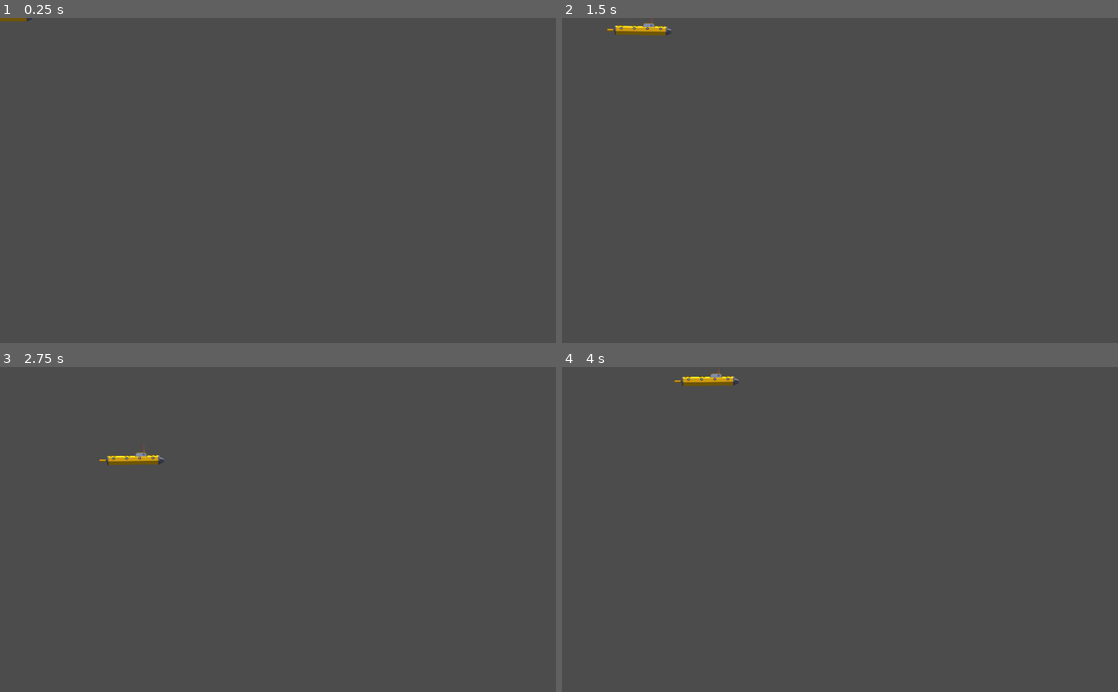
Above: before the commit, frames 1-4 (two rows, left to right).
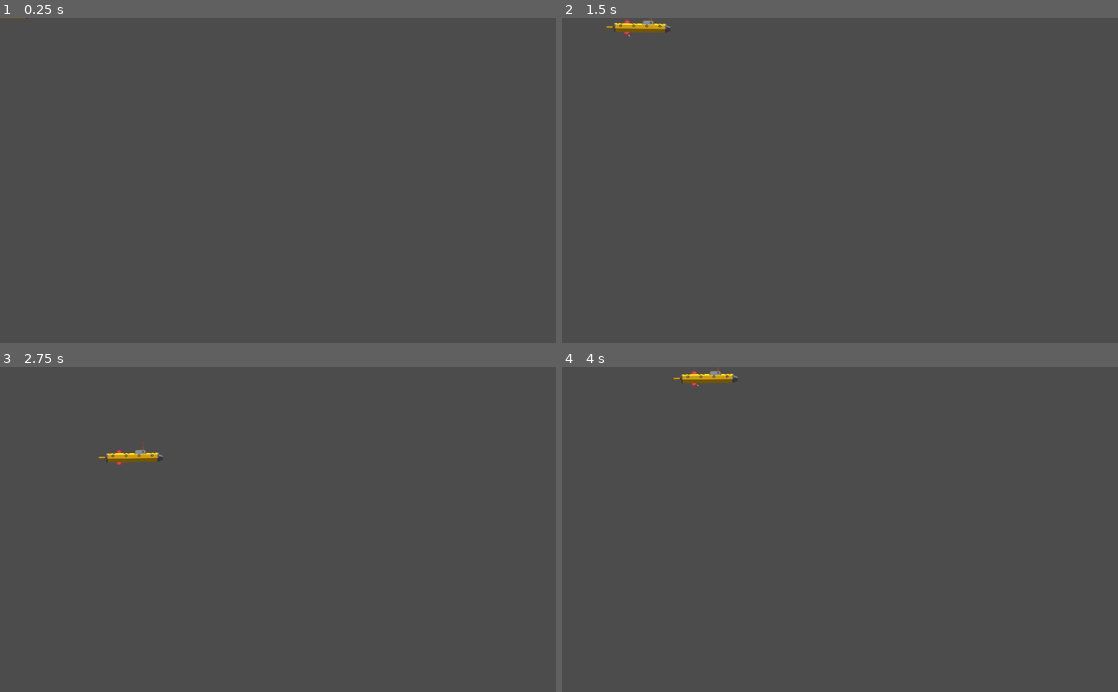
Above: after the commit, the same moments.

Repository: marc-hugh-tom/ludum-dare-48
Game: Godot game, scene res://nodes/sub.tscn
Same seed, same stepped clock (60 frames per second), same inputs: the game is played once before the commit and once after it. This scene is started directly instead of the project's main scene.
Inputs (mouse positions are in pixels of both pictures, inside the frame that each line leads up to):
- Up to frame 1 (0.25 s): no input
- Up to frame 2 (1.5 s): tap Enter at 0.5 s; move the mouse to (962, 164) at 0.52 s; hold D (ui_right) 0.53-1.28 s; move the mouse to (728, 196) at 1.27 s; hold S (ui_down) from 1.28 s (still down)
- Up to frame 3 (2.75 s): move the mouse to (333, 458) at 2.02 s; release S (ui_down) at 2.03 s; hold D (ui_right) from 2.03 s (still down)
- Up to frame 4 (4 s): move the mouse to (812, 594) at 2.77 s; release D (ui_right) at 2.78 s; hold W (ui_up) 2.78-3.53 s; move the mouse to (1006, 578) at 3.52 s; hold A (ui_left) from 3.53 s (still down)

The runs differ from the first frame. In frame 1, less than 0.1% of the frame differs, in the area x 0-6%, y 0-2%; in frame 2, 0.4%; in frame 3, 0.4%, in the area x 17-30%, y 22-31%; in frame 4, 0.4%.

Commit message:
stuff, sorry

Diff:
--- a/nodes/Torpedo.tscn
+++ b/nodes/Torpedo.tscn
@@ -1,36 +1,36 @@
 [gd_scene load_steps=12 format=2]
 
-[ext_resource path="res://assets/torpedos/sprites/torpedo_00.png" type="Texture" id=1]
+[ext_resource path="res://assets/torpedo/sprites/torpedo_04.png" type="Texture" id=1]
 [ext_resource path="res://scripts/Torpedo.gd" type="Script" id=2]
-[ext_resource path="res://assets/torpedos/sprites/torpedo_01.png" type="Texture" id=3]
-[ext_resource path="res://assets/torpedos/sprites/torpedo_06.png" type="Texture" id=4]
-[ext_resource path="res://assets/torpedos/sprites/torpedo_05.png" type="Texture" id=5]
-[ext_resource path="res://assets/torpedos/sprites/torpedo_03.png" type="Texture" id=6]
-[ext_resource path="res://assets/torpedos/sprites/torpedo_07.png" type="Texture" id=7]
-[ext_resource path="res://assets/torpedos/sprites/torpedo_02.png" type="Texture" id=8]
-[ext_resource path="res://assets/torpedos/sprites/torpedo_04.png" type="Texture" id=9]
-
-[sub_resource type="SpriteFrames" id=2]
-animations = [ {
-"frames": [ ExtResource( 1 ), ExtResource( 3 ), ExtResource( 8 ), ExtResource( 6 ), ExtResource( 9 ), ExtResource( 5 ), ExtResource( 4 ), ExtResource( 7 ) ],
-"loop": true,
-"name": "spin",
-"speed": 24.0
-} ]
+[ext_resource path="res://assets/torpedo/sprites/torpedo_06.png" type="Texture" id=3]
+[ext_resource path="res://assets/torpedo/sprites/torpedo_05.png" type="Texture" id=4]
+[ext_resource path="res://assets/torpedo/sprites/torpedo_07.png" type="Texture" id=5]
+[ext_resource path="res://assets/torpedo/sprites/torpedo_01.png" type="Texture" id=6]
+[ext_resource path="res://assets/torpedo/sprites/torpedo_00.png" type="Texture" id=7]
+[ext_resource path="res://assets/torpedo/sprites/torpedo_02.png" type="Texture" id=8]
+[ext_resource path="res://assets/torpedo/sprites/torpedo_03.png" type="Texture" id=9]
 
 [sub_resource type="CapsuleShape2D" id=1]
 radius = 18.9021
 height = 205.365
 
+[sub_resource type="SpriteFrames" id=2]
+animations = [ {
+"frames": [ ExtResource( 7 ), ExtResource( 6 ), ExtResource( 8 ), ExtResource( 9 ), ExtResource( 1 ), ExtResource( 4 ), ExtResource( 3 ), ExtResource( 5 ) ],
+"loop": true,
+"name": "spin",
+"speed": 25.0
+} ]
+
 [node name="Torpedo" type="KinematicBody2D"]
 scale = Vector2( 0.13, 0.13 )
 script = ExtResource( 2 )
+
+[node name="CollisionShape2D" type="CollisionShape2D" parent="."]
+position = Vector2( 0, -128 )
+shape = SubResource( 1 )
 
 [node name="AnimatedSprite" type="AnimatedSprite" parent="."]
 position = Vector2( 0, -256 )
 frames = SubResource( 2 )
 animation = "spin"
-
-[node name="CollisionShape2D" type="CollisionShape2D" parent="."]
-position = Vector2( 0, -128 )
-shape = SubResource( 1 )
--- a/nodes/sub.tscn
+++ b/nodes/sub.tscn
@@ -1,21 +1,31 @@
-[gd_scene load_steps=4 format=2]
+[gd_scene load_steps=5 format=2]
 
 [ext_resource path="res://scripts/sub.gd" type="Script" id=1]
 [ext_resource path="res://assets/sub/sprites/sub_00.png" type="Texture" id=2]
+[ext_resource path="res://nodes/turret.tscn" type="PackedScene" id=3]
 
 [sub_resource type="CapsuleShape2D" id=1]
-radius = 30.8111
-height = 342.302
+radius = 26.438
+height = 251.395
 
 [node name="sub" type="KinematicBody2D"]
 scale = Vector2( 0.33, 0.33 )
 script = ExtResource( 1 )
 
+[node name="top_turret" parent="." instance=ExtResource( 3 )]
+position = Vector2( -67, -53.788 )
+scale = Vector2( 0.5, 0.5 )
+
+[node name="buttom_turret" parent="." instance=ExtResource( 3 )]
+position = Vector2( -67, -1.515 )
+scale = Vector2( 0.5, 0.5 )
+is_bottom = true
+
 [node name="Sprite" type="Sprite" parent="."]
-position = Vector2( 0, -60 )
+position = Vector2( -3.82658, -74.8811 )
 texture = ExtResource( 2 )
 
 [node name="CollisionShape2D" type="CollisionShape2D" parent="."]
-position = Vector2( 8.50352, -28.449 )
+position = Vector2( 7.65317, -27.1735 )
 rotation = -1.5708
 shape = SubResource( 1 )
--- /dev/null
+++ b/nodes/turret.tscn
@@ -0,0 +1,49 @@
+[gd_scene load_steps=35 format=2]
+
+[ext_resource path="res://assets/turret/turret_11.png" type="Texture" id=1]
+[ext_resource path="res://assets/turret/turret_08.png" type="Texture" id=2]
+[ext_resource path="res://assets/turret/turret_10.png" type="Texture" id=3]
+[ext_resource path="res://assets/turret/turret_09.png" type="Texture" id=4]
+[ext_resource path="res://assets/turret/turret_18.png" type="Texture" id=5]
+[ext_resource path="res://assets/turret/turret_17.png" type="Texture" id=6]
+[ext_resource path="res://assets/turret/turret_15.png" type="Texture" id=7]
+[ext_resource path="res://assets/turret/turret_16.png" type="Texture" id=8]
+[ext_resource path="res://assets/turret/turret_21.png" type="Texture" id=9]
+[ext_resource path="res://assets/turret/turret_20.png" type="Texture" id=10]
+[ext_resource path="res://assets/turret/turret_19.png" type="Texture" id=11]
+[ext_resource path="res://assets/turret/turret_22.png" type="Texture" id=12]
+[ext_resource path="res://assets/turret/turret_23.png" type="Texture" id=13]
+[ext_resource path="res://assets/turret/turret_27.png" type="Texture" id=14]
+[ext_resource path="res://assets/turret/turret_26.png" type="Texture" id=15]
+[ext_resource path="res://assets/turret/turret_24.png" type="Texture" id=16]
+[ext_resource path="res://assets/turret/turret_25.png" type="Texture" id=17]
+[ext_resource path="res://assets/turret/turret_29.png" type="Texture" id=18]
+[ext_resource path="res://assets/turret/turret_28.png" type="Texture" id=19]
+[ext_resource path="res://assets/turret/turret_30.png" type="Texture" id=20]
+[ext_resource path="res://assets/turret/turret_31.png" type="Texture" id=21]
+[ext_resource path="res://assets/turret/turret_00.png" type="Texture" id=22]
+[ext_resource path="res://assets/turret/turret_14.png" type="Texture" id=23]
+[ext_resource path="res://assets/turret/turret_12.png" type="Texture" id=24]
+[ext_resource path="res://assets/turret/turret_13.png" type="Texture" id=25]
+[ext_resource path="res://assets/turret/turret_04.png" type="Texture" id=26]
+[ext_resource path="res://assets/turret/turret_01.png" type="Texture" id=27]
+[ext_resource path="res://assets/turret/turret_06.png" type="Texture" id=28]
+[ext_resource path="res://assets/turret/turret_05.png" type="Texture" id=29]
+[ext_resource path="res://assets/turret/turret_02.png" type="Texture" id=30]
+[ext_resource path="res://assets/turret/turret_03.png" type="Texture" id=31]
+[ext_resource path="res://assets/turret/turret_07.png" type="Texture" id=32]
+[ext_resource path="res://scripts/turret.gd" type="Script" id=33]
+
+[sub_resource type="SpriteFrames" id=1]
+animations = [ {
+"frames": [ ExtResource( 22 ), ExtResource( 27 ), ExtResource( 30 ), ExtResource( 31 ), ExtResource( 26 ), ExtResource( 29 ), ExtResource( 28 ), ExtResource( 32 ), ExtResource( 2 ), ExtResource( 4 ), ExtResource( 3 ), ExtResource( 1 ), ExtResource( 24 ), ExtResource( 25 ), ExtResource( 23 ), ExtResource( 7 ), ExtResource( 8 ), ExtResource( 6 ), ExtResource( 5 ), ExtResource( 11 ), ExtResource( 10 ), ExtResource( 9 ), ExtResource( 12 ), ExtResource( 13 ), ExtResource( 16 ), ExtResource( 17 ), ExtResource( 15 ), ExtResource( 14 ), ExtResource( 19 ), ExtResource( 18 ), ExtResource( 20 ), ExtResource( 21 ) ],
+"loop": true,
+"name": "default",
+"speed": 5.0
+} ]
+
+[node name="Turret" type="Node2D"]
+script = ExtResource( 33 )
+
+[node name="AnimatedSprite" type="AnimatedSprite" parent="."]
+frames = SubResource( 1 )
--- a/scripts/sub.gd
+++ b/scripts/sub.gd
@@ -25,6 +25,7 @@
 	enum Type {
 		Null,
 		Bob,
+		ImpulseDampen,
 
 		HorizontalMovementIdle,
 		TurnLeft,
@@ -62,6 +63,24 @@
 	func process_state_changes(sub: Sub):
 		return StateChange.none()
 
+class ImpulseDampen extends State:
+	func _init().("impulse_dampen"): pass
+
+	func physics_process(delta: float, sub: Sub):
+		if sub.impulse_force.y > 0.0:
+			sub.impulse_force.y -= Constants.VERTICAL_DECELERATION
+			if sub.impulse_force.y < 0.0: sub.impulse_force.y = 0.0
+		elif sub.impulse_force.y < 0.0:
+			sub.impulse_force.y += Constants.VERTICAL_DECELERATION
+			if sub.impulse_force.y > 0.0: sub.impulse_force.y = 0.0
+
+		if sub.impulse_force.x > 0.0:
+			sub.impulse_force.x -= Constants.HORIZONTAL_DECELERATION
+			if sub.impulse_force.x < 0.0: sub.impulse_force.x = 0.0
+		elif sub.impulse_force.x < 0.0:
+			sub.impulse_force.x += Constants.HORIZONTAL_DECELERATION
+			if sub.impulse_force.x > 0.0: sub.impulse_force.x = 0.0
+
 class VerticalMovement extends State:
 	func _init(label: String = "unknown_vertical_state").(label): pass
 
@@ -253,8 +272,10 @@
 var vertical_movement_graph = null
 var horizontal_movement_graph = null
 var bob = state_by_type[State.Type.Bob]
+var impulse_dampen = ImpulseDampen.new()
 
 var motion := Vector2(0.0, 0.0)
+var impulse_force := Vector2(0.0, 0.0)
 
 func _ready():
 	self.vertical_movement_graph = VerticalMovementGraph.new(self)
@@ -264,8 +285,10 @@
 	vertical_movement_graph.physics_process(delta, self)
 	horizontal_movement_graph.physics_process(delta, self)
 	bob.physics_process(delta, self)
+	impulse_dampen.physics_process(delta, self)
 
 	self.position += self.motion
+	self.position += self.impulse_force
 
 func impulse(force: Vector2):
-	motion += force
+	self.impulse_force = force
--- /dev/null
+++ b/scripts/turret.gd
@@ -0,0 +1,17 @@
+extends Node2D
+
+onready var animated_sprite = $AnimatedSprite
+
+export(bool) var is_bottom = false
+onready var is_top = not is_bottom
+
+func _physics_process(delta: float):
+	look_at(get_global_mouse_position())
+	rotation_degrees += 90
+	clamp_rotation()
+
+func clamp_rotation():
+	while rotation_degrees > 360.0:
+		rotation_degrees -= 360.0
+	while rotation_degrees < 0.0:
+		rotation_degrees += 360.0
Binary file added: assets/lifebouy/sprites/lifebouy_00.png
Not shown, added: assets/lifebouy/sprites/lifebouy_00.png.import
Binary file added: assets/turret/turret_00.png
Not shown, added: assets/turret/turret_00.png.import
Binary file added: assets/turret/turret_01.png
Not shown, added: assets/turret/turret_01.png.import
Binary file added: assets/turret/turret_02.png
Not shown, added: assets/turret/turret_02.png.import
Binary file added: assets/turret/turret_03.png
Not shown, added: assets/turret/turret_03.png.import
Binary file added: assets/turret/turret_04.png
Not shown, added: assets/turret/turret_04.png.import
(and 56 more such lines)
